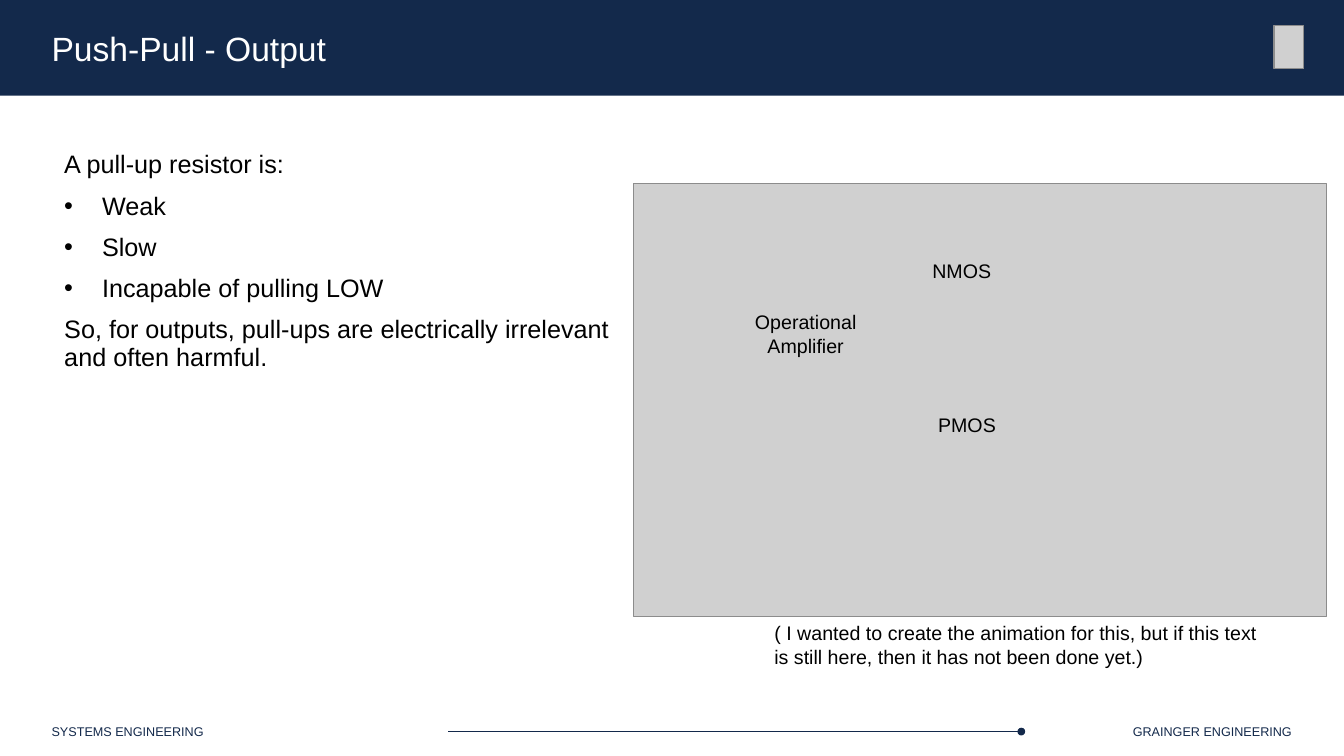
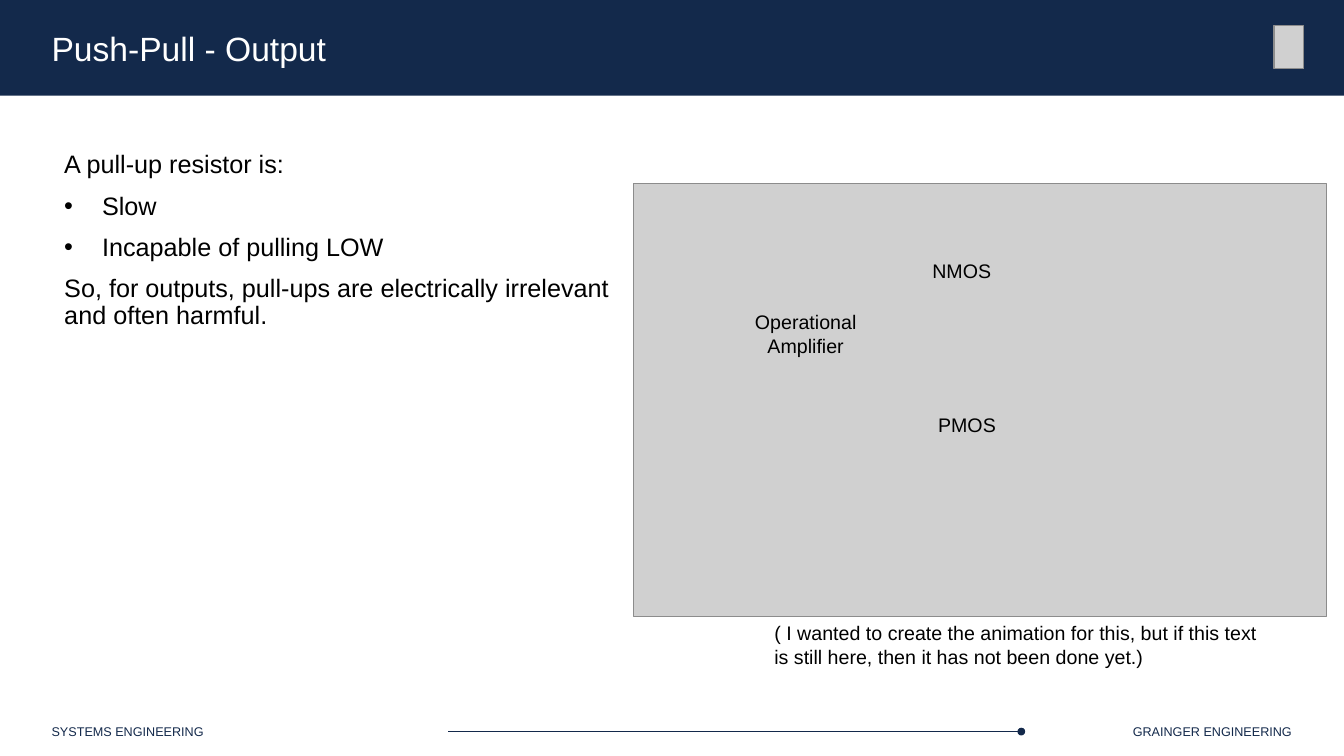
Before and after one commit to Marius-Juston/SE-423---Class-Material, a slide deck: slide 14 of Lectures/Slides/L3.pptx. Drawn at 1344x756 pixels with LibreOffice and Linux fonts; fonts in the diff are those of the drawing; grey boxes stand for pictures. Boxes give left, top, right and bottom in pixels: in the first picture for what was removed or moved away, otherwise in the second. Text is boxed around its words. In the diff, an @@ line names an element or a change of style, - is before the commit and + after.

```diff
--- a/Lectures/Slides/L3.pptx
+++ b/Lectures/Slides/L3.pptx
@@ text at box(102, 196, 166, 216): paragraph removed @@
-• Weak
```
Also in this commit, not shown: 4 other slides changed, 1 slide removed.
